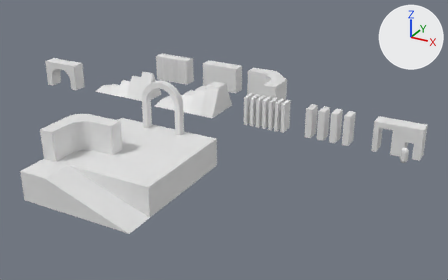
The FBX model Assets/Models/demo.fbx: old version first, new version second.
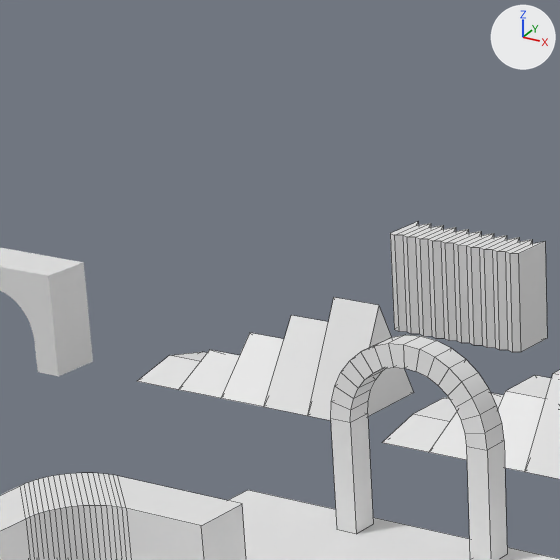
Old and new are each drawn whole from a camera (50 mm lens) standing at (46.0, -59.1, 33.6) and looking at (8.9, 8.4, -0.1) and again close up on the part from 14% to 44% of the width and 0% to 48% of the height. The axes (+X, +Y, +Z) are drawn at upper right. The lights are the same throughout. The close-ups show mesh edges as thin lines. Where no turn or scale is listed for an object, it has been applied to the vertices.

Objects in the first close-up: 'demo_03', 'demo_04', 'demo_05', 'demo_09', 'demo_10', 'demo_doorway_01', 'demo_plane_01'.
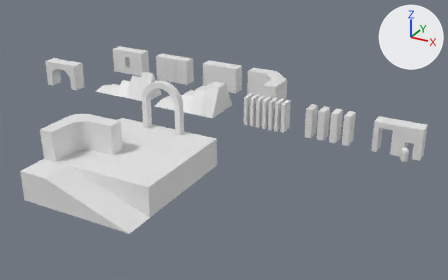
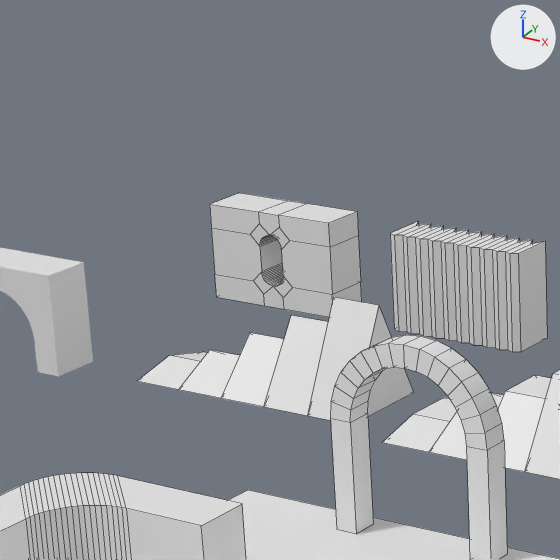
Commit message: Improved Demo Scene

What changed in the scene script:
```text
Add me_cube_012_1:
    me_cube_012_1.from_pydata(...)  # 148 vertices, 87 faces; spans x -3.0..3.0, y -1.0..1.0, z 0.0..4.0
Add ob_demo_11:
    ob_demo_11 = bpy.data.objects.new('demo_11', me_cube_012_1)
    ob_demo_11.location = (-18.0, 24.0, 1.0)
```

Boxes (x1, y1, x2, y2) around the edits, measured in the close-ups (560 x 560 px):
'demo_11', added: after (210, 193, 362, 317)
